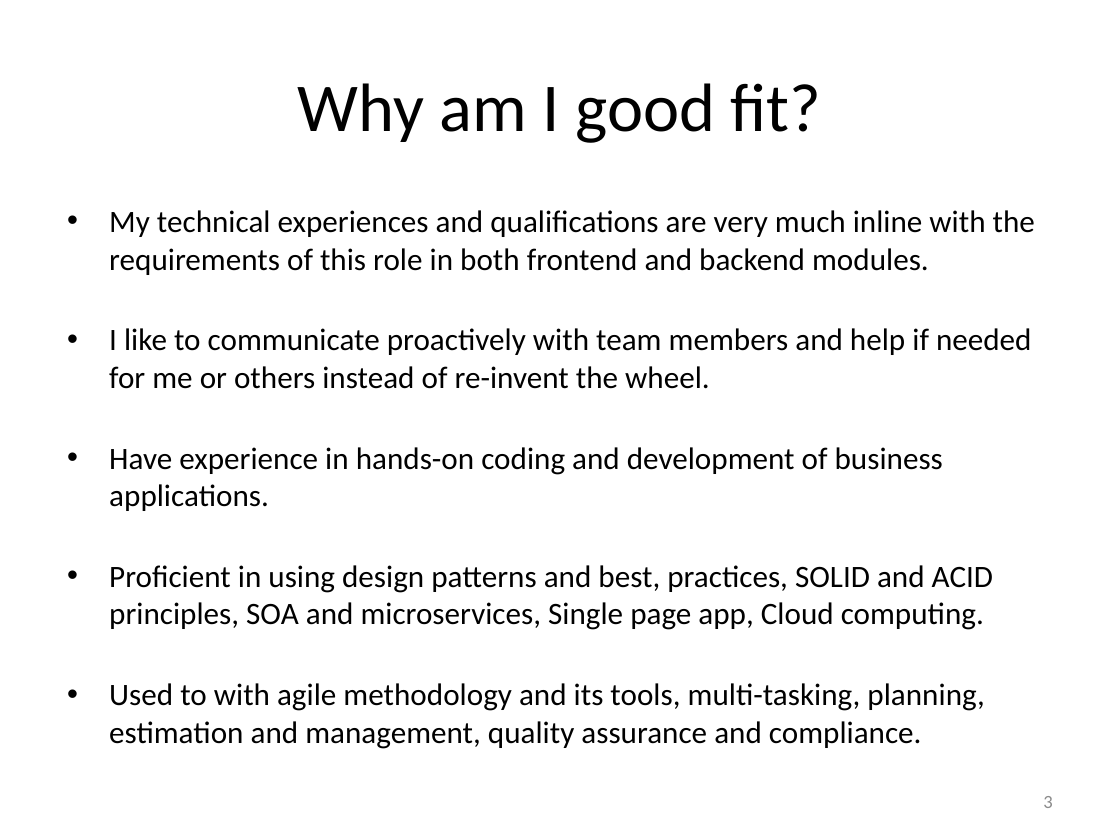
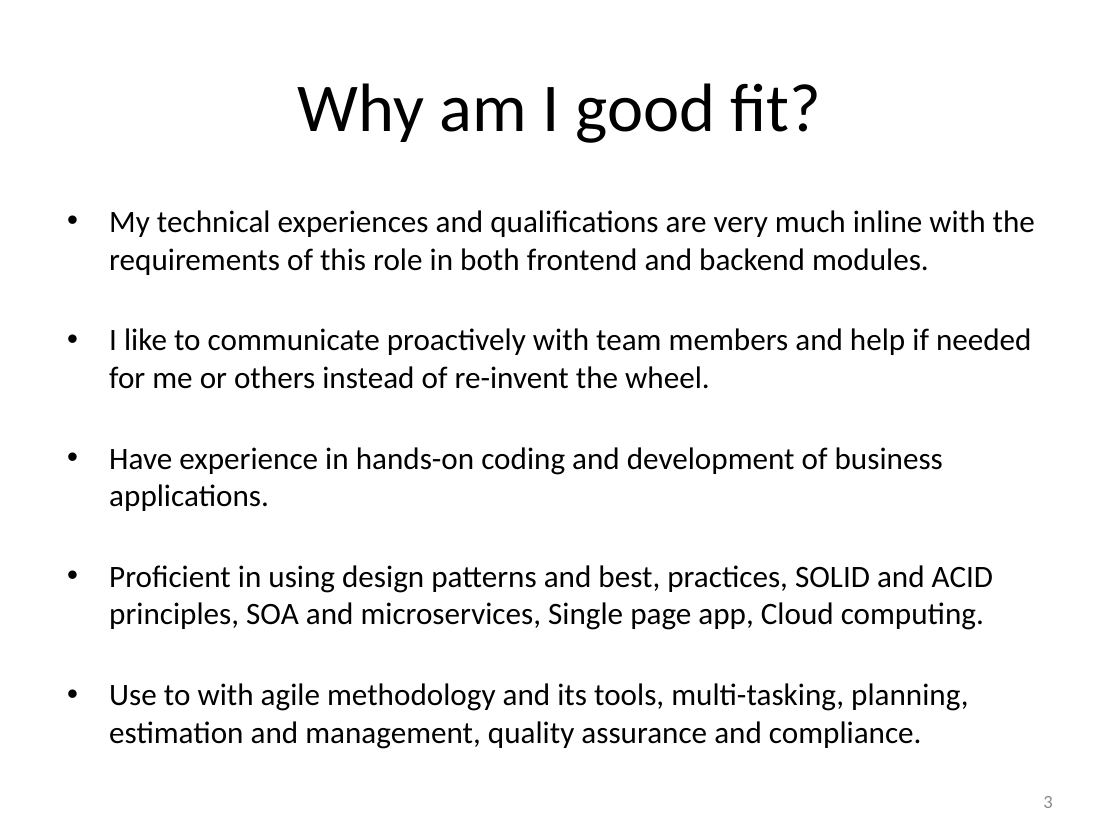
Before and after one commit to rashidul57/NsLandProgram, a slide deck: slide 3 of Presentation.pptx. Drawn at 1120x840 pixels with LibreOffice and Linux fonts; fonts in the diff are those of the drawing; background and template pictures are left out. Boxes give left, top, right and bottom in pixels: in the first picture for what was removed or moved away, otherwise in the second. Text is boxed around its words. In the diff, an @@ line names an element or a change of style, - is before the commit and + after.

```diff
--- a/Presentation.pptx
+++ b/Presentation.pptx
@@ text at box(109, 683, 968, 749): text changed @@
-• Used to with agile methodology and its tools, multi-tasking, planning, estimation and management, quality assurance and compliance.
+• Use to with agile methodology and its tools, multi-tasking, planning, estimation and management, quality assurance and compliance.
```
Also in this commit, not shown: 8 other slides changed.
